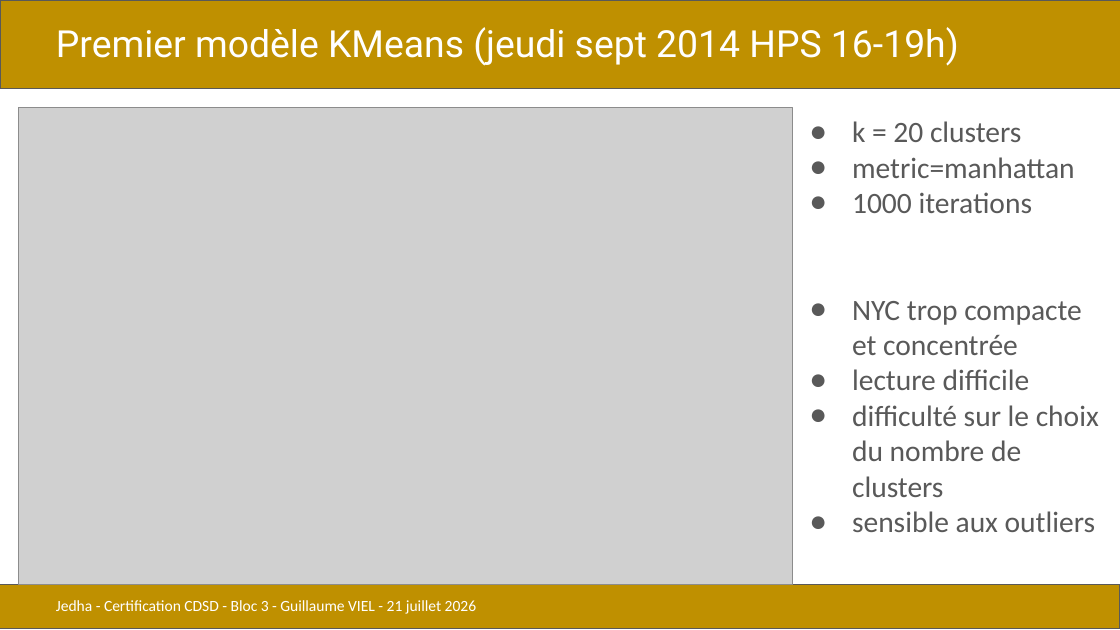
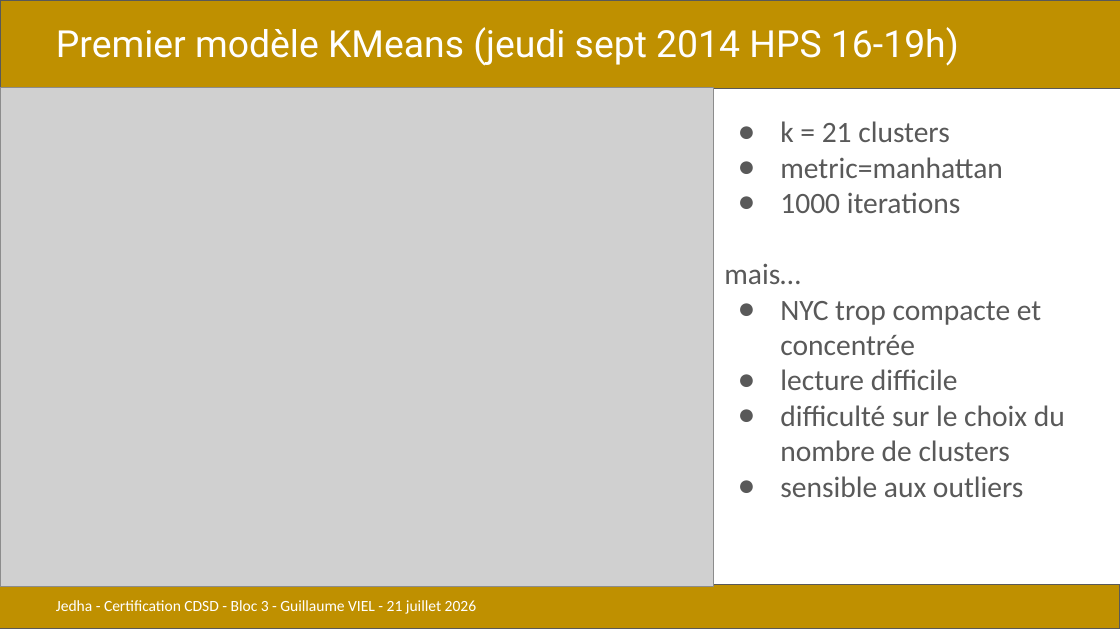
Before and after one commit to gviel/jedha-project-06-uber, a slide deck: slide 11 of docs/presentations/CDSD_bloc3_uber_GV.pptx (slide 10 before the commit). Drawn at 1120x630 pixels with LibreOffice and Linux fonts; fonts in the diff are those of the drawing; grey boxes stand for pictures. Boxes give left, top, right and bottom in pixels: in the first picture for what was removed or moved away, otherwise in the second. Text is boxed around its words. In the diff, an @@ line names an element or a change of style, - is before the commit and + after.

```diff
--- a/docs/presentations/CDSD_bloc3_uber_GV.pptx
+++ b/docs/presentations/CDSD_bloc3_uber_GV.pptx
@@ picture: place and size @@
-picture at <box>19,108,793,585</box>
+picture at <box>0,87,713,587</box>
@@ text "k = 21 clusters": place and size @@
-text "k = 21 clusters" at <box>852,121,1099,532</box>
+text "k = 21 clusters" at <box>724,121,1065,497</box>
@@ text at <box>780,121,949,142</box>: text changed @@
-● k = 20 clusters
+● k = 21 clusters
@@ text at <box>724,263,800,284</box>: paragraph added @@
+mais…
```
Also in this commit, not shown: 3 other slides changed, 3 slides added, 2 other files.
